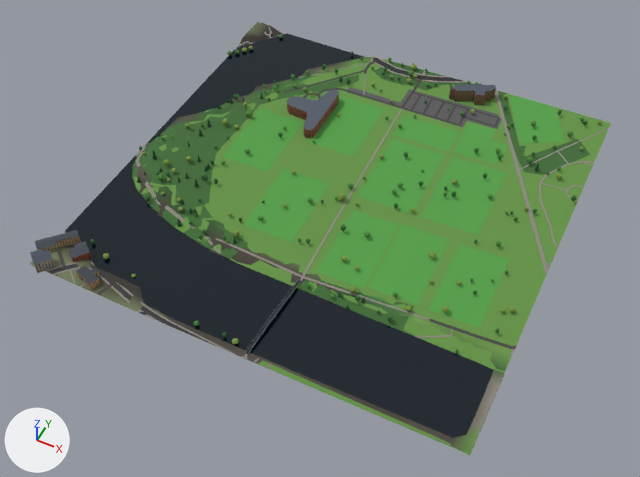
An edit to the glTF model glasgow-subway/data/city/city_11_8.glb, drawn before and after from the same camera.
The view is the same before and after, from a 50 mm lens placed at (2453.0, -2410.0, 737.0), pointed at (2148.0, -1800.0, -25.0). The lights are fixed; the arrows at lower left show +X, +Y and +Z. The picture after the commit comes second. Where no turn or scale is listed for an object, it has been applied to the vertices. Vertices at exactly the same position are counted once.

Names of what the first picture shows: 'buildings_11_8', 'green_11_8', 'roads_11_8', 'terrain_11_8', 'water_11_8' and 1 more.
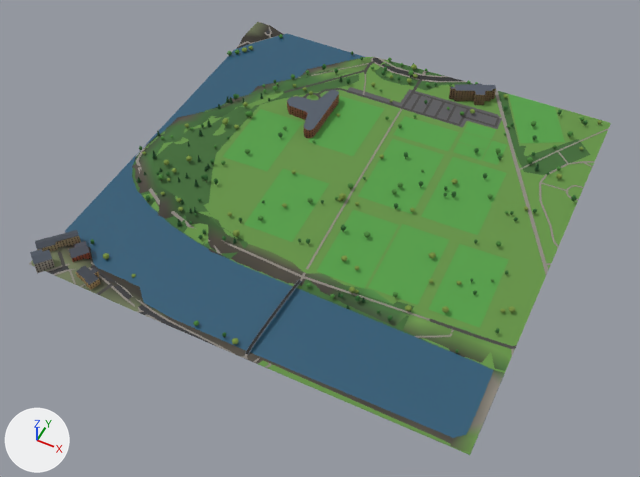
Where the change shows, as pixel boxes (x1, y1, x2, y2) in the pictures (640 x 477 px):
'water_11_8', surface changed, recoloured (lighter)
    both: (65, 34, 493, 438)
part 1 of me_green_11_8, reshaped
    before: (132, 57, 496, 370)
    after: (132, 58, 495, 369)
part 2 of me_roads_11_8, reshaped
    before: (65, 59, 460, 365)
    after: (65, 64, 460, 365)
part 3 of me_roads_11_8, reshaped
    before: (237, 22, 283, 49)

The change, as a list of edits to the scene's bpy script:
```text
Change mat_mat_water:
    where n2 = _N.new('ShaderNodeMix'); n2.name = 'Mix'
    n2.inputs[7].default_value: (0.0331, 0.0946, 0.133, 1.0) -> (0.787, 0.89, 1.0, 1.0)  # 'B', dark cyan #335766 -> 'B', pale blue #e5f2ff
Change me_green_11_8:
    used by ob_green_11_8; location = (2150.0, -1750.0, 7.0)
    remove me_green_11_8.from_pydata(...)  # 1913 vertices, 3027 faces; spans x -250.0..250.0, y -250.0..250.0, z -7.0..7.0
    add me_green_11_8.from_pydata(...)  # 1042 vertices, 1285 faces; spans x -250.0..250.0, y -250.0..250.0, z -7.0..7.0
    me_green_11_8 part 1: 22 vertices moved from x -168.0..236.0, y -134.0..170.0, z -2.0..5.0 to x -179.0..215.0, y -114.0..170.0, z -1.0..5.0; 1131 vertices removed from x -238.0..239.0, y -141.0..238.0, z -4.0..7.0; 260 vertices added at x -227.0..230.0, y -127.0..229.0, z -1.0..6.0
Change me_roads_11_8:
    used by ob_roads_11_8; location = (2150.0, -1750.0, 7.0)
    remove me_roads_11_8.from_pydata(...)  # 1445 vertices, 1600 faces; spans x -250.0..250.0, y -250.0..250.0, z -7.0..7.0
    add me_roads_11_8.from_pydata(...)  # 825 vertices, 874 faces; spans x -250.0..250.0, y -250.0..250.0, z -7.0..7.0
    me_roads_11_8 part 2: 109 vertices moved from x -209.0..249.0, y -246.0..250.0, z -7.0..5.0 to x -215.0..249.0, y -250.0..250.0, z -7.0..5.0; 710 vertices removed from x -250.0..249.0, y -250.0..250.0, z -7.0..7.0; 139 vertices added at x -245.0..232.0, y -250.0..250.0, z -7.0..5.0
    me_roads_11_8 part 3: 50 vertices removed from x -246.0..-211.0, y 195.0..244.0, z -6.0..0.0; 1 vertex added at x -228.0, y 218.0, z -6.0
    other edits to the shape of me_roads_11_8 do not show in these pictures
Change me_water_11_8:
    where me_water_11_8.from_pydata(...)  # 266 vertices, 332 faces; spans x -250.0..250.0, y -249.0..249.0, z 0.0
    used by ob_water_11_8; location = (2150.0, -1749.0, 3.0)
    me_water_11_8 part 4: 332 faces centred in x -250.0..245.0, y -248.0..243.0, z 0.0 are repainted in the vertex colours; the middle colour goes from dark blue #2a4d5c to dark blue #326076
```
